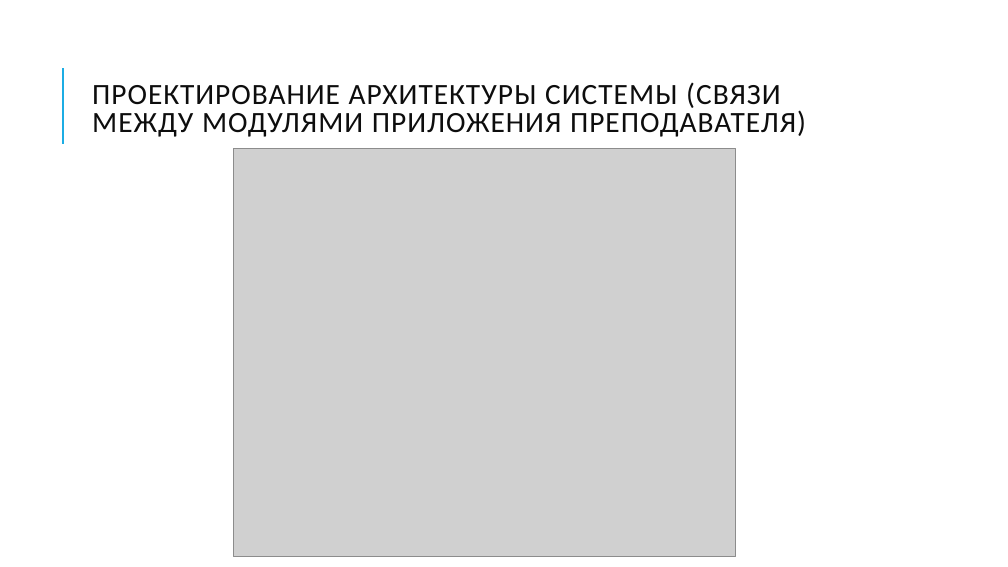
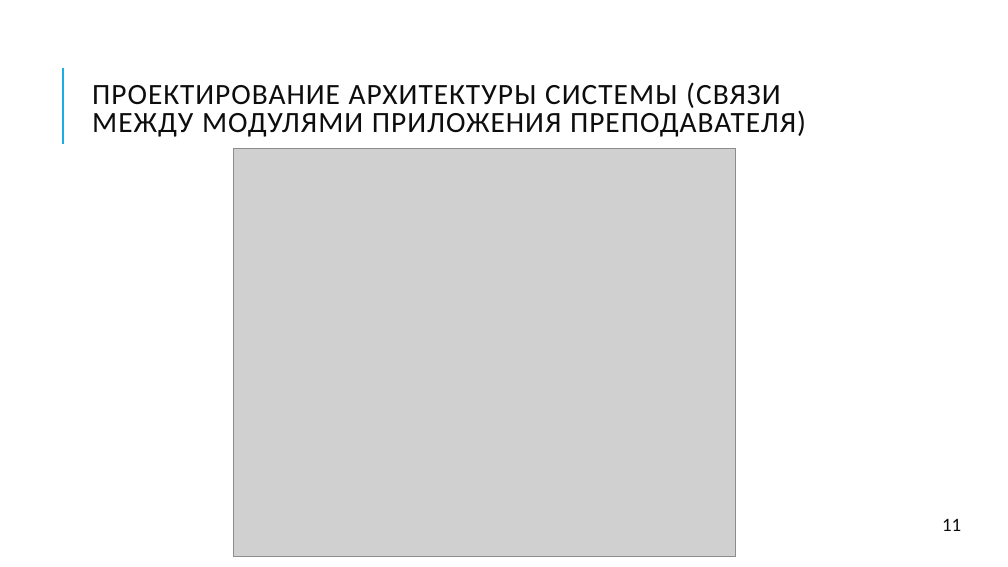
Before and after one commit to mpozdeevf/Diploma, a slide deck: slide 11 of Теория/Презентация ВКР Поздеев.pptx. Drawn at 1008x567 pixels with LibreOffice and Linux fonts; fonts in the diff are those of the drawing; grey boxes stand for pictures. Boxes give left, top, right and bottom in pixels: in the first picture for what was removed or moved away, otherwise in the second. Text is boxed around its words. In the diff, an @@ line names an element or a change of style, - is before the commit and + after.

```diff
--- a/Теория/Презентация ВКР Поздеев.pptx
+++ b/Теория/Презентация ВКР Поздеев.pptx
@@ text added at (942, 519, 961, 531), 18 pt, text #0D0D0D @@
+11
```
Also in this commit, not shown: 10 other slides changed, 5 slides added, 1 other file.
